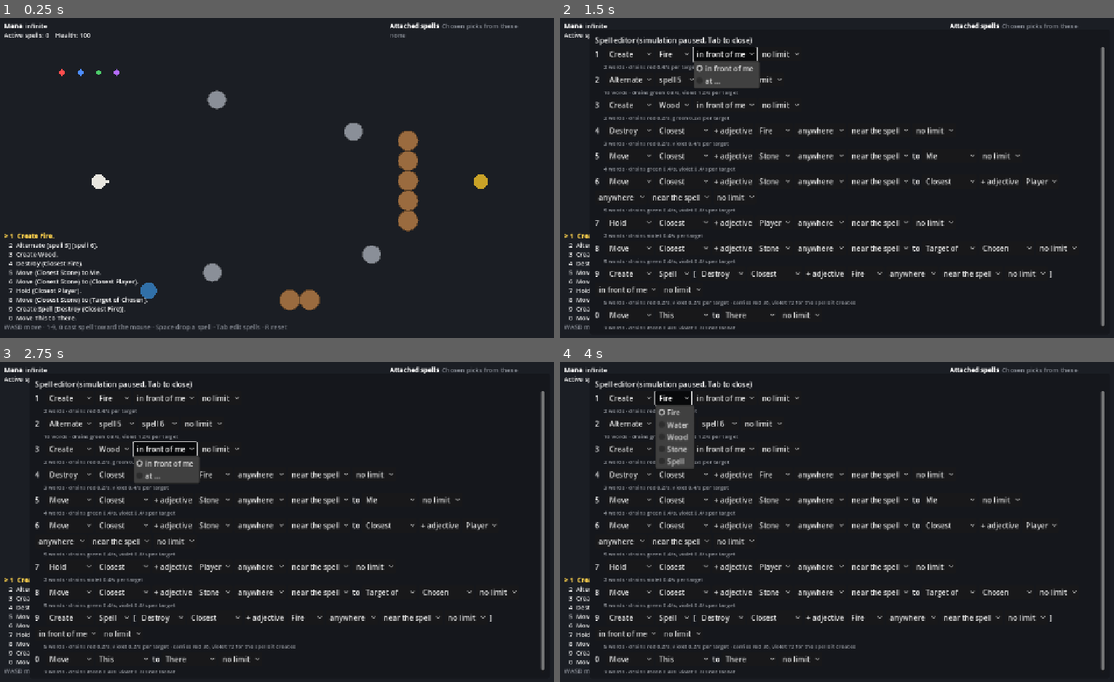
Above: before the commit, frames 1-4 (two rows, left to right).
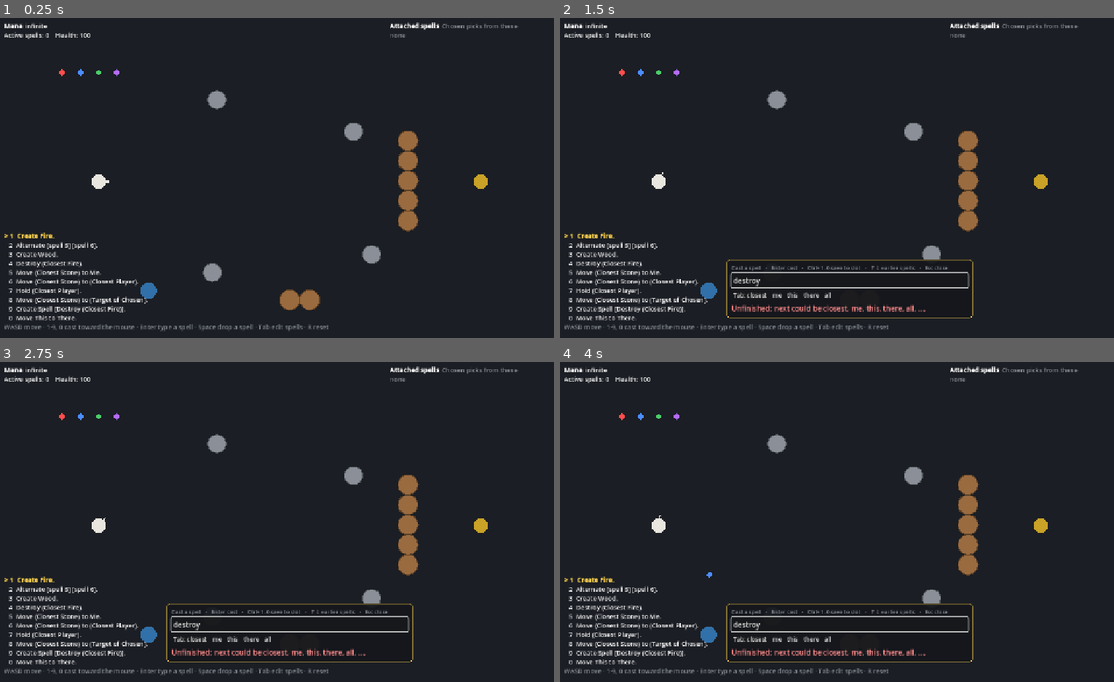
Above: after the commit, the same moments.

Repository: oscarjocque/spellcraft-prototype
Game: Godot game, scene res://scenes/main.tscn
Same seed, same stepped clock (60 frames per second), same inputs: the game is played once before the commit and once after it.
Inputs (mouse positions are in pixels of both pictures, inside the frame that each line leads up to):
- Up to frame 1 (0.25 s): no input
- Up to frame 2 (1.5 s): tap Enter at 0.5, 0.8 s; move the mouse to (975, 165) at 0.52 s; hold D (move_right) 0.53-1.25 s; tap Tab at 0.6 s; click (975, 165) at 0.67 s; tap Space at 0.77 s; click (726, 53) at 1.25 s, where only the run before the commit has a clickable "in front of me"
- Up to frame 3 (2.75 s): click (166, 448) at 2 s, where only the run before the commit has a clickable "in front of me"
- Up to frame 4 (4 s): click (632, 397) at 2.75 s, where only the run before the commit has a clickable "Create"; click (670, 397) at 3.5 s, where only the run before the commit has a clickable "Fire"

The runs differ from the first frame. In frame 1, 0.3% of the frame differs, in the area x 14-60%, y 95-98%; in frame 2, 13%; in frame 3, 13%; in frame 4, 13%, in the area x 5-99%, y 4-98%.

Commit message:
Add a quick-cast bar for typing spells
Enter opens a bar to type a spell into: up to five suggestions for the
next word (Tab takes the first), and a live preview of the spell as
understood, colored by mana, with its cost, or why it doesn't read yet.
Enter casts it toward the mouse, Ctrl+1-0 saves it to a slot, Up/Down
recall earlier spells, Esc closes. The player doesn't walk while typing.

SpellText colors spell text by mana per word; SpellInput is the typing
control, to be shared with the editor.

Co-Authored-By: Claude Opus 5.5 <noreply@anthropic.com>
Claude-Session: https://claude.ai/code/session_013jfXwMwWtv4oDjb8vuFPPJ

Diff:
--- a/scenes/main.tscn
+++ b/scenes/main.tscn
@@ -1,10 +1,11 @@
-[gd_scene load_steps=6 format=3]
+[gd_scene load_steps=7 format=3]
 
 [ext_resource type="Script" path="res://scripts/main.gd" id="1_main"]
 [ext_resource type="Script" path="res://scripts/render/world_view.gd" id="2_view"]
 [ext_resource type="Script" path="res://scripts/ui/hud.gd" id="3_hud"]
 [ext_resource type="Script" path="res://scripts/ui/spell_editor.gd" id="4_editor"]
 [ext_resource type="Script" path="res://scripts/ui/chosen_picker.gd" id="5_picker"]
+[ext_resource type="Script" path="res://scripts/ui/quick_cast.gd" id="6_quick"]
 
 [node name="Main" type="Node2D"]
 script = ExtResource("1_main")
@@ -22,3 +23,7 @@
 [node name="ChosenPicker" type="PanelContainer" parent="Hud"]
 visible = false
 script = ExtResource("5_picker")
+
+[node name="QuickCast" type="PanelContainer" parent="Hud"]
+visible = false
+script = ExtResource("6_quick")
--- a/scripts/main.gd
+++ b/scripts/main.gd
@@ -7,6 +7,7 @@
 @onready var hud: Hud = $Hud
 @onready var editor: SpellEditor = $Hud/SpellEditor
 @onready var picker: ChosenPicker = $Hud/ChosenPicker
+@onready var quick: QuickCast = $Hud/QuickCast
 
 var sim: Simulation
 var player: WorldObject
@@ -24,6 +25,10 @@
 	_bind("move_right", [KEY_D, KEY_RIGHT])
 	_bind("move_up", [KEY_W, KEY_UP])
 	_bind("move_down", [KEY_S, KEY_DOWN])
+	quick.cast.connect(func(ast: Dictionary) -> void: _cast(ast, view.get_global_mouse_position(), -1))
+	quick.saved.connect(func(slot: int, ast: Dictionary) -> void:
+		slots[slot] = ast
+		sim.say("Saved to spell %d: %s" % [(slot + 1) % 10, SpellGrammar.to_text(ast)]))
 	picker.picked.connect(func(id: int) -> void:
 		if _dropping:
 			_dropping = false
@@ -48,6 +53,7 @@
 	_dropping = false
 	_pending_drop = 0
 	picker.hide()
+	quick.close()
 
 
 func _process(delta: float) -> void:
@@ -62,8 +68,9 @@
 
 
 func _command() -> Dictionary:
+	var typing := get_viewport().gui_get_focus_owner() is LineEdit
 	var cmd := {
-		"move": Input.get_vector("move_left", "move_right", "move_up", "move_down"),
+		"move": Vector2.ZERO if typing else Input.get_vector("move_left", "move_right", "move_up", "move_down"),
 		"aim": view.get_global_mouse_position(),
 	}
 	if not _pending_cast.is_empty():
@@ -80,8 +87,15 @@
 ## after another and while the game runs, what each Chosen, This and There
 ## in it means: Chosen from a window, This and There by clicking the world.
 func _begin_cast(aim: Vector2) -> void:
+	_cast(slots[selected], aim, selected)
+
+
+## Casts `spell` (from slot `slot`, or -1 if typed) toward `aim`, after its picks.
+func _cast(spell: Dictionary, aim: Vector2, slot: int) -> void:
+	if not _casting.is_empty():
+		return
 	# The spells of the slots an Alternate uses are copied in now, as they are.
-	var ast := SpellGrammar.embed_slots(slots[selected], slots, [selected])
+	var ast := SpellGrammar.embed_slots(spell, slots, [slot] if slot >= 0 else [])
 	var nouns := SpellGrammar.cast_picks(ast)
 	if nouns.is_empty():
 		_pending_cast = {"ast": ast, "aim": aim}
@@ -145,13 +159,20 @@
 
 
 func _input(event: InputEvent) -> void:
+	if not (event is InputEventKey and event.pressed and not event.echo):
+		return
+	if get_viewport().gui_get_focus_owner() is LineEdit:
+		return  # typing: Tab completes, Enter submits
 	# Handled here, before the editor's controls can take Tab for focus.
-	if event is InputEventKey and event.pressed and not event.echo and event.keycode == KEY_TAB \
-			and not picker.visible:
+	if event.keycode == KEY_TAB and not picker.visible:
 		if editor.visible:
 			editor.hide()
 		else:
 			editor.open(slots)
+		get_viewport().set_input_as_handled()
+	elif event.keycode in [KEY_ENTER, KEY_KP_ENTER] and not editor.visible and not picker.visible \
+			and _casting.is_empty():
+		quick.open()
 		get_viewport().set_input_as_handled()
 
 
--- a/scripts/ui/hud.gd
+++ b/scripts/ui/hud.gd
@@ -41,7 +41,7 @@
 		text += ("[b][color=#ffd34d]> %s[/color][/b]" % line if i == selected else "   " + line) + "\n"
 	for m in sim.messages:
 		text += "[color=#ff8a8a]%s[/color]\n" % m
-	text += "[color=#8a8f98]WASD move · 1-9, 0 cast spell toward the mouse · Space drop a spell · Tab edit spells · R reset[/color]"
+	text += "[color=#8a8f98]WASD move · 1-9, 0 cast toward the mouse · Enter type a spell · Space drop a spell · Tab edit spells · R reset[/color]"
 	_bottom.text = text
 
 	var inv := "[b]Attached spells[/b]  [color=#8a8f98]Chosen picks from these[/color]\n"
--- /dev/null
+++ b/scripts/ui/quick_cast.gd
@@ -0,0 +1,86 @@
+class_name QuickCast
+extends PanelContainer
+## The quick-cast bar: Enter opens it, type a spell, Enter casts it toward the
+## mouse. Ctrl+1–0 saves it to that slot instead, Up/Down go through spells
+## typed before, Esc closes.
+
+signal cast(ast: Dictionary)
+signal saved(slot: int, ast: Dictionary)
+
+var input: SpellInput
+var _history: Array[String] = []
+var _history_at := 0
+
+
+func _ready() -> void:
+	var style := StyleBoxFlat.new()
+	style.bg_color = Color(0.08, 0.09, 0.11, 0.94)
+	style.border_color = Color("ffd34d")
+	style.set_border_width_all(1)
+	style.set_content_margin_all(10)
+	style.set_corner_radius_all(6)
+	add_theme_stylebox_override("panel", style)
+	var box := VBoxContainer.new()
+	add_child(box)
+	var title := Label.new()
+	title.text = "Cast a spell   ·   Enter cast   ·   Ctrl+1–0 save to slot   ·   ↑↓ earlier spells   ·   Esc close"
+	title.add_theme_font_size_override("font_size", 12)
+	title.add_theme_color_override("font_color", Color("8a8f98"))
+	box.add_child(title)
+	input = SpellInput.new()
+	box.add_child(input)
+	input.submitted.connect(_on_submitted)
+	input.field.gui_input.connect(_on_key)
+	hide()
+
+
+func open() -> void:
+	input.set_text("")
+	_history_at = _history.size()
+	show()
+	move_to_front()
+	_place.call_deferred()
+	input.field.grab_focus()
+
+
+func close() -> void:
+	hide()
+	input.field.release_focus()
+
+
+func _place() -> void:
+	reset_size()
+	var screen := get_viewport_rect().size
+	position = Vector2((screen.x - size.x) / 2, screen.y - size.y - 60)
+
+
+func _remember(text: String) -> void:
+	_history.erase(text)
+	_history.append(text)
+
+
+func _on_submitted(ast: Dictionary) -> void:
+	_remember(input.field.text.strip_edges())
+	close()
+	cast.emit(ast)
+
+
+func _on_key(event: InputEvent) -> void:
+	if not (event is InputEventKey and event.pressed):
+		return
+	var key: int = event.keycode
+	if key == KEY_ESCAPE:
+		close()
+	elif key == KEY_UP or key == KEY_DOWN:
+		if _history.is_empty():
+			return
+		_history_at = clampi(_history_at + (-1 if key == KEY_UP else 1), 0, _history.size())
+		input.set_text(_history[_history_at] if _history_at < _history.size() else "")
+	elif event.ctrl_pressed and key >= KEY_0 and key <= KEY_9:
+		if input.result.has("ast"):
+			_remember(input.field.text.strip_edges())
+			saved.emit(9 if key == KEY_0 else key - KEY_1, input.result["ast"])
+			close()
+	else:
+		return
+	input.field.accept_event()
--- /dev/null
+++ b/scripts/ui/spell_input.gd
@@ -0,0 +1,93 @@
+class_name SpellInput
+extends VBoxContainer
+## Type a spell: a line to type in, up to five suggestions for the next word
+## (Tab takes the first), and a preview of the spell as understood, or why it
+## isn't one yet.
+
+signal changed(result: Dictionary)  # SpellParser.parse's result, on every edit
+signal submitted(ast: Dictionary)  # Enter, on a spell that reads
+
+const HINT_COLOR := Color("8a8f98")
+
+var field: LineEdit
+var result := {}  # the latest parse: {"ast"} or {"error"}
+
+var _hints: HBoxContainer
+var _preview: RichTextLabel
+
+
+func _ready() -> void:
+	field = LineEdit.new()
+	field.placeholder_text = "type a spell, e.g.  move closest stone to me   (short words work: mo cl st to me)"
+	field.custom_minimum_size.x = 520
+	field.caret_blink = true
+	field.text_changed.connect(_on_text_changed)
+	field.text_submitted.connect(func(_text: String) -> void: _submit())
+	field.gui_input.connect(_on_field_input)
+	add_child(field)
+	_hints = HBoxContainer.new()
+	add_child(_hints)
+	_preview = RichTextLabel.new()
+	_preview.bbcode_enabled = true
+	_preview.fit_content = true
+	_preview.scroll_active = false
+	_preview.custom_minimum_size.x = 520
+	add_child(_preview)
+	_on_text_changed("")
+
+
+## Shows `text` as if typed.
+func set_text(text: String) -> void:
+	field.text = text
+	field.caret_column = text.length()
+	_on_text_changed(text)
+
+
+func _on_text_changed(text: String) -> void:
+	result = SpellParser.parse(text) if text.strip_edges() != "" else {}
+	if result.has("ast"):
+		_preview.text = SpellText.bbcode(result["ast"]) + "\n[font_size=12]" + SpellText.cost(result["ast"]) + "[/font_size]"
+	elif result.has("error"):
+		_preview.text = "[color=#ff8a8a]%s[/color]" % result["error"]
+	else:
+		_preview.text = "[color=#%s]Tab completes · Enter casts[/color]" % HINT_COLOR.to_html(false)
+	_show_hints(SpellParser.suggest(text))
+	changed.emit(result)
+
+
+func _show_hints(words: Array[String]) -> void:
+	for c in _hints.get_children():
+		_hints.remove_child(c)
+		c.queue_free()
+	for i in words.size():
+		var b := Button.new()
+		b.text = ("Tab: " if i == 0 else "") + words[i]
+		b.flat = i > 0
+		b.focus_mode = Control.FOCUS_NONE
+		b.add_theme_font_size_override("font_size", 13)
+		var word := words[i]
+		b.pressed.connect(func() -> void: _accept(word))
+		_hints.add_child(b)
+
+
+## Puts `word` in place of the word being typed (or after the last one).
+func _accept(word: String) -> void:
+	var text := field.text
+	var cut := text.length()
+	if not text.ends_with(" "):
+		cut = maxi(text.rfind(" "), maxi(text.rfind("("), text.rfind("["))) + 1
+	set_text(text.substr(0, cut) + word + " ")
+	field.grab_focus()
+
+
+func _on_field_input(event: InputEvent) -> void:
+	if event is InputEventKey and event.pressed and event.keycode == KEY_TAB:
+		var words := SpellParser.suggest(field.text)
+		if not words.is_empty():
+			_accept(words[0])
+		field.accept_event()
+
+
+func _submit() -> void:
+	if result.has("ast"):
+		submitted.emit(result["ast"])
--- /dev/null
+++ b/scripts/ui/spell_text.gd
@@ -0,0 +1,51 @@
+class_name SpellText
+extends RefCounted
+## Spell text for the UI, each word in the color of the mana it costs.
+
+const WORD_COLOR := {
+	"red": Color("ff7d7d"),
+	"blue": Color("7db3ff"),
+	"green": Color("72de8f"),
+	"violet": Color("c79bff"),
+}
+const FREE_COLOR := Color("a7abb3")  # words that cost nothing, and punctuation
+
+
+## The color of a word: its mana's, or grey if it is free.
+static func color_of(word: String) -> Color:
+	if word == "":
+		return FREE_COLOR
+	return WORD_COLOR[SpellGrammar.BLOCK_COLOR[word]]
+
+
+## The spell as BBCode, each word colored.
+static func bbcode(ast: Dictionary) -> String:
+	var out := ""
+	var plain := ""
+	for seg in SpellGrammar.segments(ast):
+		var t: String = seg[0]
+		if plain != "" and not plain.ends_with("(") and not plain.ends_with("[") \
+				and not t in [")", "]", ",", "."]:
+			out += " "
+			plain += " "
+		out += "[color=#%s]%s[/color]" % [color_of(seg[1]).to_html(false), t]
+		plain += t
+	return out
+
+
+## A spell's cost: drain per second and what it carries, by color.
+static func cost(ast: Dictionary) -> String:
+	var drain := SpellGrammar.drain_per_second(ast)
+	var carry := SpellGrammar.payload(ast)
+	var parts: Array[String] = []
+	for c in SpellGrammar.COLORS:
+		if drain.has(c):
+			parts.append("[color=#%s]%s %s/s[/color]" % [WORD_COLOR[c].to_html(false), c, snappedf(drain[c], 0.01)])
+	var text := " ".join(parts)
+	var carried: Array[String] = []
+	for c in SpellGrammar.COLORS:
+		if carry.has(c):
+			carried.append("[color=#%s]%s %d[/color]" % [WORD_COLOR[c].to_html(false), c, carry[c]])
+	if not carried.is_empty():
+		text += "  ·  carries " + " ".join(carried)
+	return text
Not shown, added: scripts/ui/quick_cast.gd.uid
Not shown, added: scripts/ui/spell_input.gd.uid
Not shown, added: scripts/ui/spell_text.gd.uid
